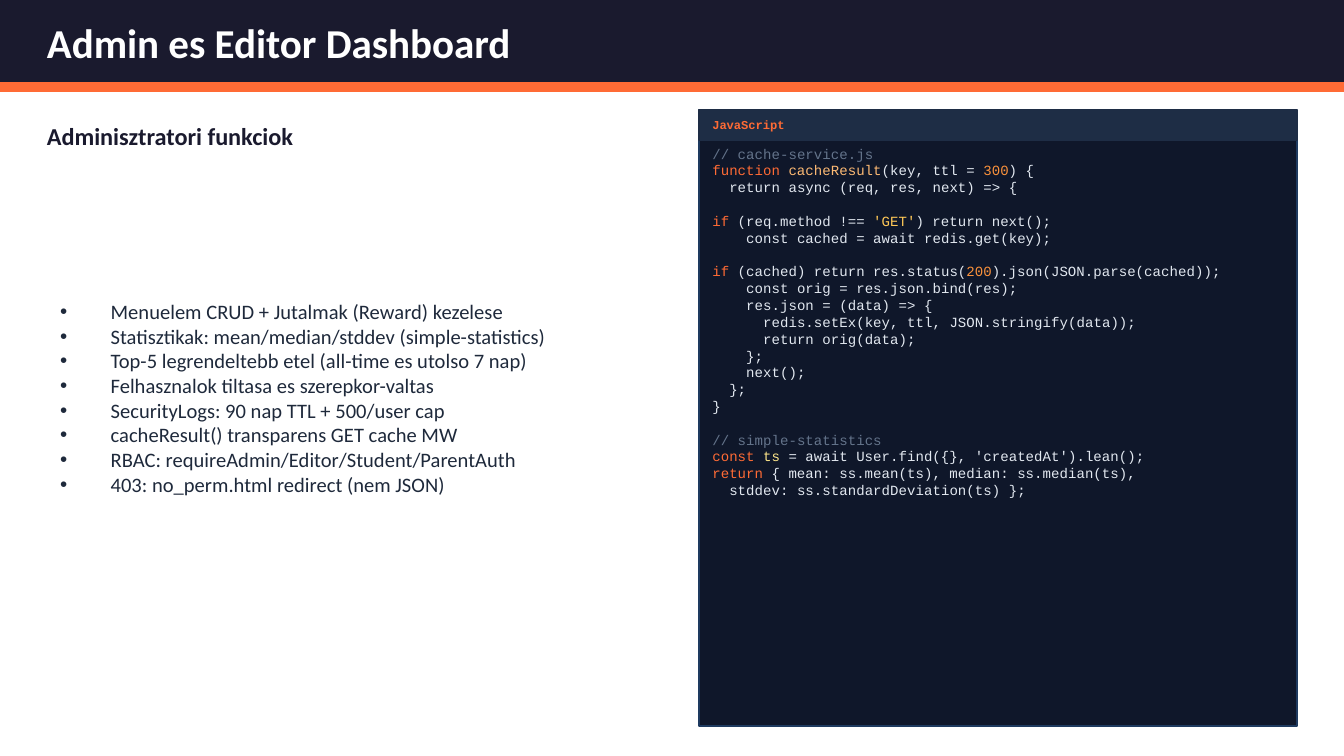
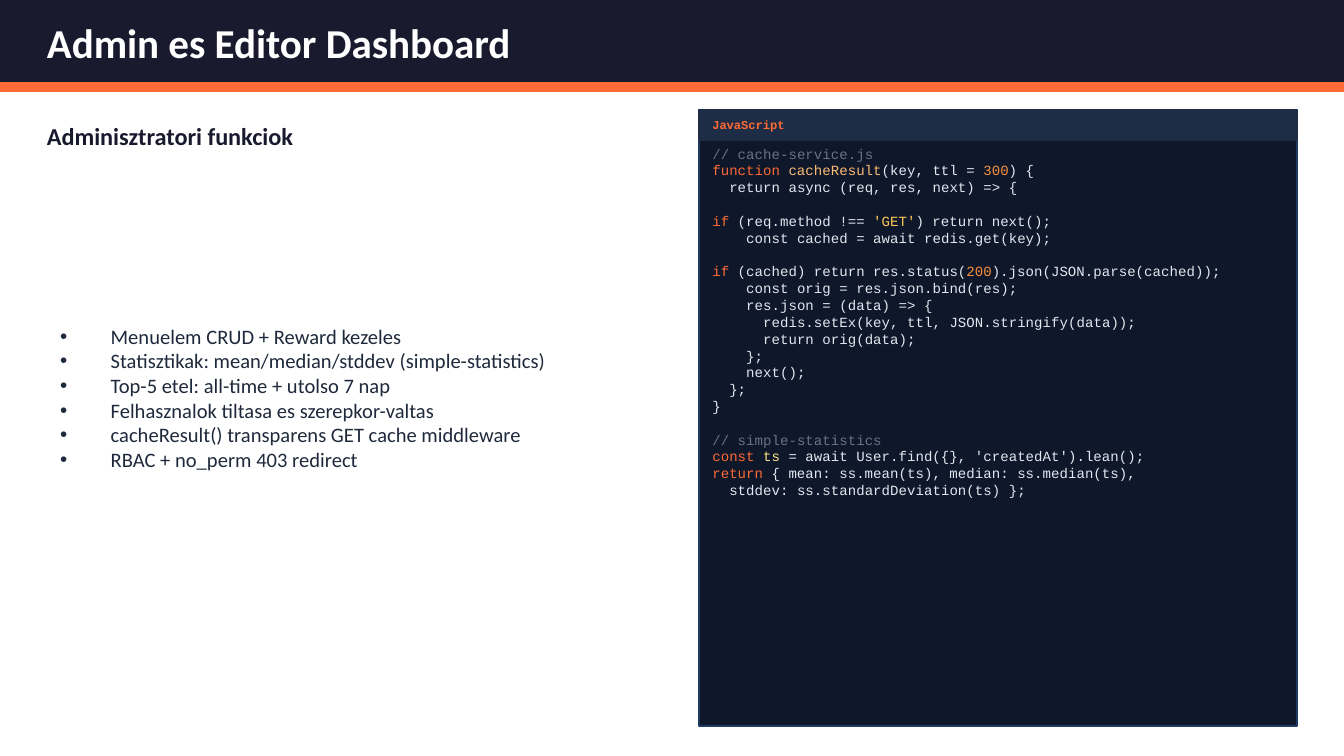
Before and after one commit to bivorzk/iskolaprojekt, a slide deck: slide 18 of SnapTray_Prezentacio_v3.pptx (slide 22 before the commit). Drawn at 1344x756 pixels with LibreOffice and Linux fonts; fonts in the diff are those of the drawing. Boxes give left, top, right and bottom in pixels: in the first picture for what was removed or moved away, otherwise in the second. Text is boxed around its words. In the diff, an @@ line names an element or a change of style, - is before the commit and + after.

```diff
--- a/SnapTray_Prezentacio_v3.pptx
+++ b/SnapTray_Prezentacio_v3.pptx
@@ text at bbox=[111, 329, 402, 344]: text changed @@
-• Menuelem CRUD + Jutalmak (Reward) kezelese
+• Menuelem CRUD + Reward kezeles
@@ text at bbox=[111, 378, 390, 397]: text changed @@
-• Top-5 legrendeltebb etel (all-time es utolso 7 nap)
+• Top-5 etel: all-time + utolso 7 nap
@@ text at bbox=[111, 427, 520, 471]: text changed @@
-• SecurityLogs: 90 nap TTL + 500/user cap
-• cacheResult() transparens GET cache MW
-• RBAC: requireAdmin/Editor/Student/ParentAuth
-• 403: no_perm.html redirect (nem JSON)
+• cacheResult() transparens GET cache middleware
+• RBAC + no_perm 403 redirect
```
Also in this commit, not shown: 9 other slides changed, 2 slides added, 16 slides removed, 1 other file.
